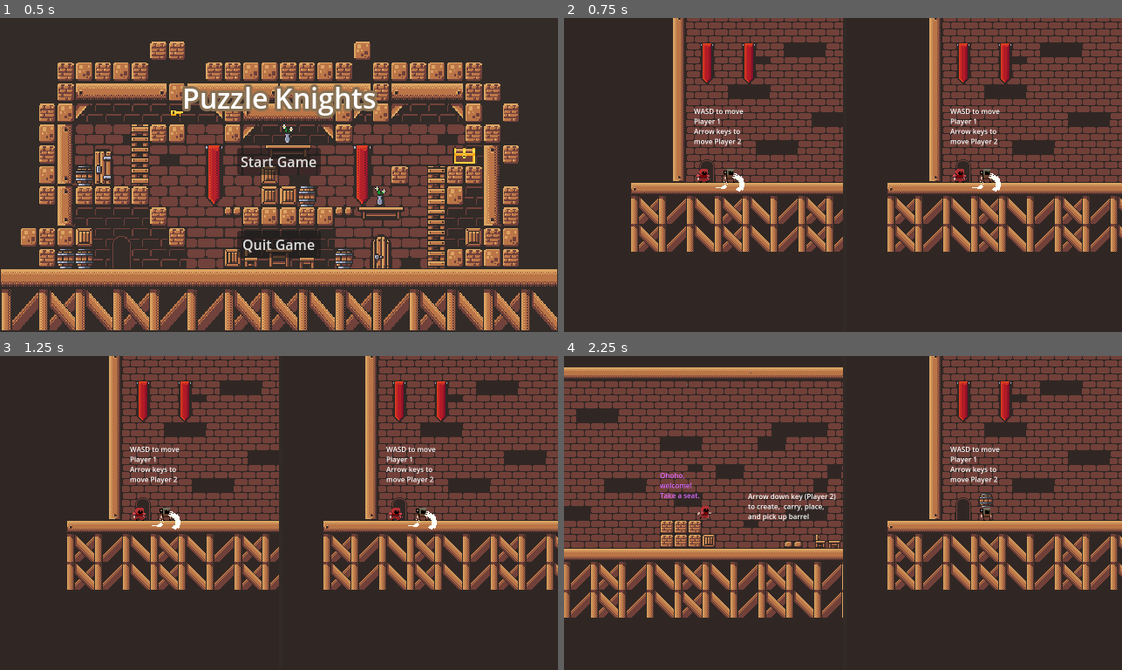
Above: before the commit, frames 1-4 (two rows, left to right).
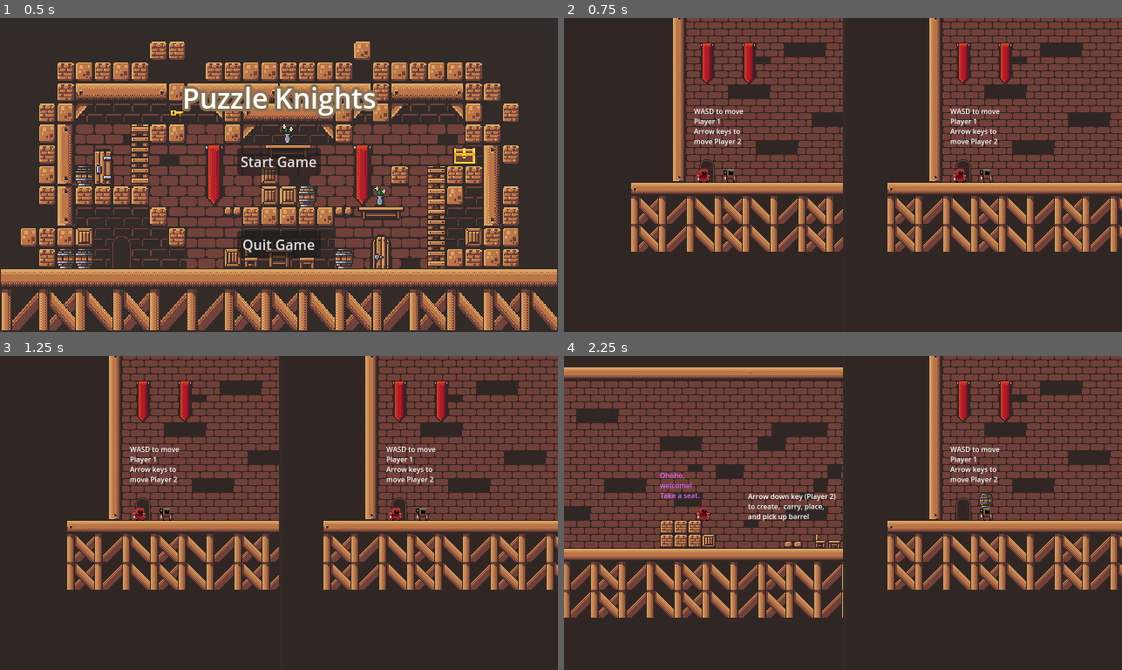
Above: after the commit, the same moments.

Repository: Darr3n2GG/Puzzle-Knights-2P-
Game: Godot game, scene res://Scenes/Main Menu/main_menu.tscn
Two runs of this game, one before a commit and one after it. Both use one fixed random seed, a clock stepped at 60 frames per second and the inputs below. Sound files missing from this copy of the repository are replaced by a short silence.
Inputs:
- Up to frame 1 (0.5 s): no input
- Up to frame 2 (0.75 s): click "Start Game" at 0.5 s
- Up to frame 3 (1.25 s): no input
- Up to frame 4 (2.25 s): tap Enter at 1.25 s; hold D (1Right) from 1.28 s (still down); tap C (1Attack) at 1.35 s; tap W (1Up) at 1.52 s; tap Down (2PlaceOrCarry) at 2.1 s

Frame 1 is identical in both runs. In frame 2, 0.1% of the frame differs, in the area x 27-79%, y 49-56%; in frame 3, 0.1%; in frame 4, less than 0.1%.
Error in both runs: Cannot call method 'get_child' on a null value. (res://Resources/Global.gd:15)

Commit message:
added down slash animation prob not bugged
-added down slash animation

Diff:
--- a/Characters/Player_Animation.gd
+++ b/Characters/Player_Animation.gd
@@ -2,6 +2,7 @@
 
 @onready var animation : AnimatedSprite2D = $Animation
 #var slash_fx : GPUParticles2D = null
+var has_played : bool = false
 
 func update_animation(direction : Vector2, is_action : bool, player_index : int, state : Dictionary ) -> void:
 	if direction.x == 1:
@@ -20,20 +21,8 @@
 			slash.position.x = -24
 
 	if is_action:
-		if player_index == 0:
-			if direction == Vector2.DOWN:
-				pass
-			else:
-				animation.play("attack front")
-#				var slash_fx_timer = $"SlashFX timer"
-#				slash_fx.emitting = true
-#				slash_fx_timer.start()
-				var slash = $Slash
-				slash.visible = true
-				slash.play("slash")
-				if slash.frame == 3:
-					slash.visible = false
-#					print("hi")
+		if player_index == 0 and not has_played:
+			play_slash_animation(direction)
 		else:
 			pass
 	else:
@@ -68,3 +57,31 @@
 #			anim.play("run")
 #		else:
 #			anim.play("idle")
+
+func play_slash_animation(direction) -> void:
+	if direction.y == 1:
+		animation.play("attack down")
+		var slash = $"Down Slash"
+		slash.visible = true
+		slash.play("down slash")
+		has_played = true
+#				if slash.frame == 4:
+#					slash.visible = false
+	else:
+		animation.play("attack front")
+#				var slash_fx_timer = $"SlashFX timer"w
+#				slash_fx.emitting = true
+#				slash_fx_timer.start()
+		var slash = $Slash
+		slash.visible = true
+		slash.play("slash")
+		has_played = true
+#				if slash.frame == 3:
+#					slash.visible = false
+#					print("hi")
+
+func _on_slash_animation_finished() -> void:
+	has_played = false
+
+func _on_down_slash_animation_finished() -> void:
+	has_played = false
--- a/Characters/Players/Player 1/P1_Attack.gd
+++ b/Characters/Players/Player 1/P1_Attack.gd
@@ -28,5 +28,5 @@
 	if hurtbox.monitoring and not has_knockbacked:
 		if area.get_parent().name != "Player 2" :
 			has_knockbacked = true
-			var knockback_force = Vector2(knockback_strength_x * get_parent().direction.x * -1, knockback_strength_y * get_parent().direction.y * -1)
+			var knockback_force = Vector2(knockback_strength_x * get_parent().direction.x * -1, -knockback_strength_y * get_parent().direction.y)
 			get_parent().knockback += knockback_force
--- a/Characters/Players/Player 1/player_1.tscn
+++ b/Characters/Players/Player 1/player_1.tscn
@@ -13,9 +13,11 @@
 [ext_resource type="Script" path="res://Characters/Players/Player 1/P1_Attack.gd" id="7_55mj7"]
 [ext_resource type="Script" path="res://Characters/Player_Animation.gd" id="7_jb8gs"]
 [ext_resource type="PackedScene" uid="uid://c8f6t6wa8tuwh" path="res://Resources/Component/Hurtbox_Component.tscn" id="8_p584q"]
+[ext_resource type="Texture2D" uid="uid://cf8ex314xvajp" path="res://Imports/CK/CK attack down ss.png" id="9_ke3wf"]
 [ext_resource type="Shader" path="res://Characters/Players/Player 1/slash.gdshader" id="13_17a5j"]
 [ext_resource type="Texture2D" uid="uid://bb4sc80bfbh5b" path="res://Imports/small_slash_FX.png" id="13_kcgyf"]
 [ext_resource type="Texture2D" uid="uid://mck5gnr74fm2" path="res://Imports/small_slash_FX_LEFT.png" id="14_4i8j5"]
+[ext_resource type="Texture2D" uid="uid://biov64jgxyuvl" path="res://Imports/CK/attack down slash.png" id="15_yw0vb"]
 
 [sub_resource type="ShaderMaterial" id="ShaderMaterial_6tdy8"]
 resource_local_to_scene = true
@@ -30,7 +32,19 @@
 size = Vector2(10, 15)
 
 [sub_resource type="RectangleShape2D" id="RectangleShape2D_ah4og"]
-size = Vector2(27, 18)
+size = Vector2(23, 18)
+
+[sub_resource type="AtlasTexture" id="AtlasTexture_0y464"]
+atlas = ExtResource("9_ke3wf")
+region = Rect2(0, 0, 32, 32)
+
+[sub_resource type="AtlasTexture" id="AtlasTexture_ni4bf"]
+atlas = ExtResource("9_ke3wf")
+region = Rect2(32, 0, 32, 32)
+
+[sub_resource type="AtlasTexture" id="AtlasTexture_rx03n"]
+atlas = ExtResource("9_ke3wf")
+region = Rect2(0, 32, 32, 32)
 
 [sub_resource type="AtlasTexture" id="AtlasTexture_wdvxx"]
 atlas = ExtResource("3_av1ip")
@@ -134,6 +148,20 @@
 
 [sub_resource type="SpriteFrames" id="SpriteFrames_cwjio"]
 animations = [{
+"frames": [{
+"duration": 1.0,
+"texture": SubResource("AtlasTexture_0y464")
+}, {
+"duration": 1.0,
+"texture": SubResource("AtlasTexture_ni4bf")
+}, {
+"duration": 1.0,
+"texture": SubResource("AtlasTexture_rx03n")
+}],
+"loop": true,
+"name": &"attack down",
+"speed": 15.0
+}, {
 "frames": [{
 "duration": 1.0,
 "texture": SubResource("AtlasTexture_wdvxx")
@@ -274,6 +302,49 @@
 "loop": false,
 "name": &"slash",
 "speed": 20.0
+}]
+
+[sub_resource type="AtlasTexture" id="AtlasTexture_fcjt6"]
+atlas = ExtResource("15_yw0vb")
+region = Rect2(0, 0, 32, 32)
+
+[sub_resource type="AtlasTexture" id="AtlasTexture_goted"]
+atlas = ExtResource("15_yw0vb")
+region = Rect2(32, 0, 32, 32)
+
+[sub_resource type="AtlasTexture" id="AtlasTexture_dwqvo"]
+atlas = ExtResource("15_yw0vb")
+region = Rect2(64, 0, 32, 32)
+
+[sub_resource type="AtlasTexture" id="AtlasTexture_x5bl8"]
+atlas = ExtResource("15_yw0vb")
+region = Rect2(0, 32, 32, 32)
+
+[sub_resource type="AtlasTexture" id="AtlasTexture_ubtp5"]
+atlas = ExtResource("15_yw0vb")
+region = Rect2(32, 32, 32, 32)
+
+[sub_resource type="SpriteFrames" id="SpriteFrames_t8qsi"]
+animations = [{
+"frames": [{
+"duration": 1.0,
+"texture": SubResource("AtlasTexture_fcjt6")
+}, {
+"duration": 1.0,
+"texture": SubResource("AtlasTexture_goted")
+}, {
+"duration": 1.0,
+"texture": SubResource("AtlasTexture_dwqvo")
+}, {
+"duration": 1.0,
+"texture": SubResource("AtlasTexture_x5bl8")
+}, {
+"duration": 1.0,
+"texture": SubResource("AtlasTexture_ubtp5")
+}],
+"loop": false,
+"name": &"down slash",
+"speed": 25.0
 }]
 
 [sub_resource type="Gradient" id="Gradient_bjqbm"]
@@ -336,7 +407,7 @@
 [node name="P1_Attack" type="Node" parent="."]
 script = ExtResource("7_55mj7")
 knockback_strength_x = 2.0
-knockback_strength_y = 500.0
+knockback_strength_y = 300.0
 
 [node name="IsAttacking" type="Timer" parent="P1_Attack"]
 wait_time = 0.2
@@ -354,18 +425,27 @@
 use_parent_material = true
 position = Vector2(0, 0.5)
 sprite_frames = SubResource("SpriteFrames_cwjio")
-animation = &"jump limit"
+animation = &"idle"
 
 [node name="Slash" type="AnimatedSprite2D" parent="Player_Animation"]
+visible = false
 modulate = Color(1.3, 1.3, 1.3, 1)
-top_level = true
 position = Vector2(24, 0.5)
 sprite_frames = SubResource("SpriteFrames_ejgq3")
 animation = &"slash"
 frame = 3
 frame_progress = 0.999122
 
+[node name="Down Slash" type="AnimatedSprite2D" parent="Player_Animation"]
+visible = false
+position = Vector2(0, 19)
+sprite_frames = SubResource("SpriteFrames_t8qsi")
+animation = &"down slash"
+frame = 1
+frame_progress = 0.224442
+
 [node name="FX" type="Node2D" parent="."]
+visible = false
 scale = Vector2(0.5, 0.5)
 
 [node name="slash FX R" type="GPUParticles2D" parent="FX"]
@@ -398,3 +478,7 @@
 
 [connection signal="area_entered" from="Hurtbox_Component" to="P1_Attack" method="_on_hurtbox_component_area_entered"]
 [connection signal="timeout" from="P1_Attack/IsAttacking" to="P1_Attack" method="_on_is_attacking_timeout"]
+[connection signal="animation_finished" from="Player_Animation/Slash" to="Player_Animation" method="_on_slash_animation_finished"]
+[connection signal="animation_finished" from="Player_Animation/Slash" to="Player_Animation/Slash" method="set_visible" binds= [false]]
+[connection signal="animation_finished" from="Player_Animation/Down Slash" to="Player_Animation" method="_on_down_slash_animation_finished"]
+[connection signal="animation_finished" from="Player_Animation/Down Slash" to="Player_Animation/Down Slash" method="set_visible" binds= [false]]
--- a/Characters/Players/Player.gd
+++ b/Characters/Players/Player.gd
@@ -59,41 +59,24 @@
 		direction = Vector2.RIGHT
 		global_position.x += speed * delta
 		player_state["run"] = true
-		if controls.player_index == 0:
-			var hurtbox = $Hurtbox_Component/HurtBox
-			hurtbox.position = direction * 17
-			hurtbox.shape.size = Vector2(23,18)
-
-#			var slash = $Slash
-#			slash.flip_h = false
-#			slash.position.x = 24
-		else:
-			$TerrainDetector/TerrainDetectorCollsion.position.x = 9
+		action_process()
 
 	elif Input.is_action_pressed(controls.left):
 		direction = Vector2.LEFT
 		global_position.x -= speed * delta
 		player_state["run"] = true
-		if controls.player_index == 0:
-			var hurtbox = $Hurtbox_Component/HurtBox
-			hurtbox.position = direction * 17
-			hurtbox.shape.size = Vector2(23,18)
+		action_process()
 
-#			var slash = $Slash
-#			slash.flip_h = true
-#			slash.position.x = -24
-		else:
-			$TerrainDetector/TerrainDetectorCollsion.position.x = -9
-
-	elif Input.is_action_pressed("1Down") and controls.player_index == 0:
-		direction = Vector2.DOWN
-		var hurtbox = $Hurtbox_Component/HurtBox
-		hurtbox.position = direction * 20
-		hurtbox.shape.size = Vector2(18,23)
+	if Input.is_action_pressed("1Down") and controls.player_index == 0:
+		if player_state["jump"] or player_state["fall"]:
+			direction.y = 1
+			action_process()
 
 	else:
+		direction.y = 0
 		player_state["run"] = false
 		player_state["idle"] = true
+		action_process()
 
 	if knockback != Vector2.ZERO:
 		if knockback.x != 0:
@@ -116,6 +99,26 @@
 		if collided.get_collider() is RigidBody2D:
 			collided.get_collider().apply_central_impulse(Vector2(-collided.get_normal().x * push_force,0))
 
+func action_process() -> void:
+	if direction.y == 1:
+		var hurtbox = $Hurtbox_Component/HurtBox
+		hurtbox.position = Vector2(0,20)
+		hurtbox.shape.size = Vector2(18,23)
+	elif direction.x == 1:
+		if controls.player_index == 0:
+			var hurtbox = $Hurtbox_Component/HurtBox
+			hurtbox.position = direction * 17
+			hurtbox.shape.size = Vector2(23,18)
+		else:
+			$TerrainDetector/TerrainDetectorCollsion.position.x = 9
+	elif direction.x == -1:
+		if controls.player_index == 0:
+			var hurtbox = $Hurtbox_Component/HurtBox
+			hurtbox.position = direction * 17
+			hurtbox.shape.size = Vector2(23,18)
+		else:
+			$TerrainDetector/TerrainDetectorCollsion.position.x = -9
+
 func entered_door() -> void:
 	visible = false
 	process_mode = Node.PROCESS_MODE_DISABLED
Not shown: 1 places in Characters/Players/Player 1/player_1.tscn that only renumber resources
Binary file added: Imports/CK/CK attack down ss.png
Not shown, added: Imports/CK/CK attack down ss.png.import
Binary file added: Imports/CK/attack down slash.png
Not shown, added: Imports/CK/attack down slash.png.import
Binary file added: Imports/CK/small_slash_2.png
Not shown, added: Imports/CK/small_slash_2.png.import
Binary file added: Imports/CK/small_slash_hit_3.png
Not shown, added: Imports/CK/small_slash_hit_3.png.import
Not shown: 2 places in Scenes/Levels/level_1.tscn that only renumber resources
Not shown: 2 places in Scenes/Levels/level_2.tscn that only renumber resources
Not shown: 2 places in Scenes/Levels/level_3.tscn that only renumber resources
(and 2 more such lines)
